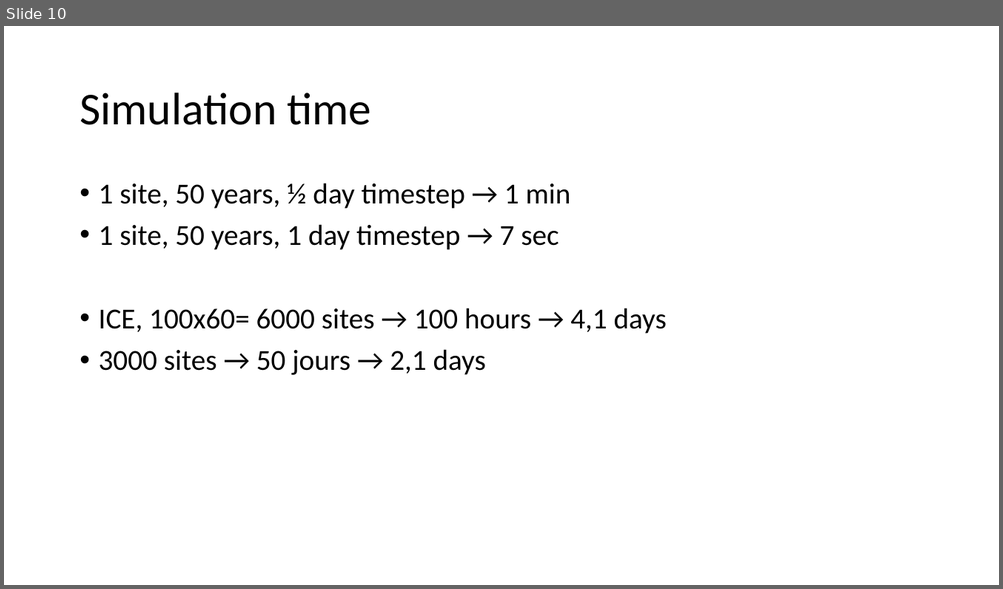
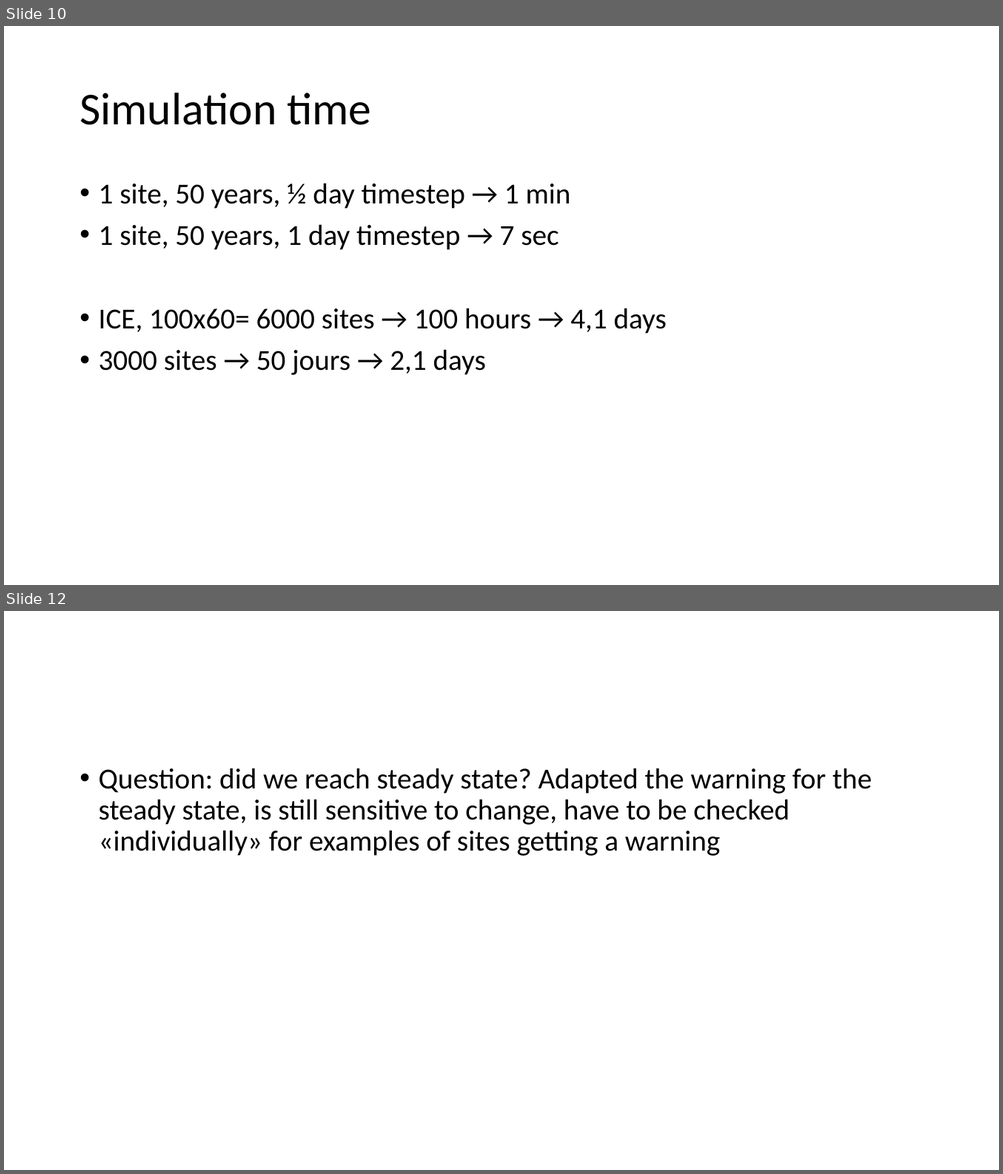
Before and after one commit to emmachollet/ArtificialData_Streambugs_SDMs, a slide deck: C1_documentation/problems_ice.pptx. Shown one above the other, each under a label of ours: slide 10 before the commit, slides 10 and 12 after it; the slides between them are not shown. The pictures are 1003x589 and 1003x1174 pixels, drawn with LibreOffice and Linux fonts; fonts in the diff are those of the drawing. Boxes give left, top, right and bottom in pixels: in the first picture for what was removed or moved away, otherwise in the second. Text is boxed around its words. In the diff, an @@ line names an element or a change of style, - is before the commit and + after.

```diff
--- a/C1_documentation/problems_ice.pptx
+++ b/C1_documentation/problems_ice.pptx
@@ slide 12 added at box(4, 611, 999, 1170), background #FFFFFF @@
@@ text added at box(99, 768, 871, 856), 28 pt, text #000000 @@
+• Question: did we reach steady state? Adapted the warning for the steady state, is still sensitive to change, have to be checked «individually» for examples of sites getting a warning
```
Also in this commit, not shown: 2 other slides added, 3 other files.
